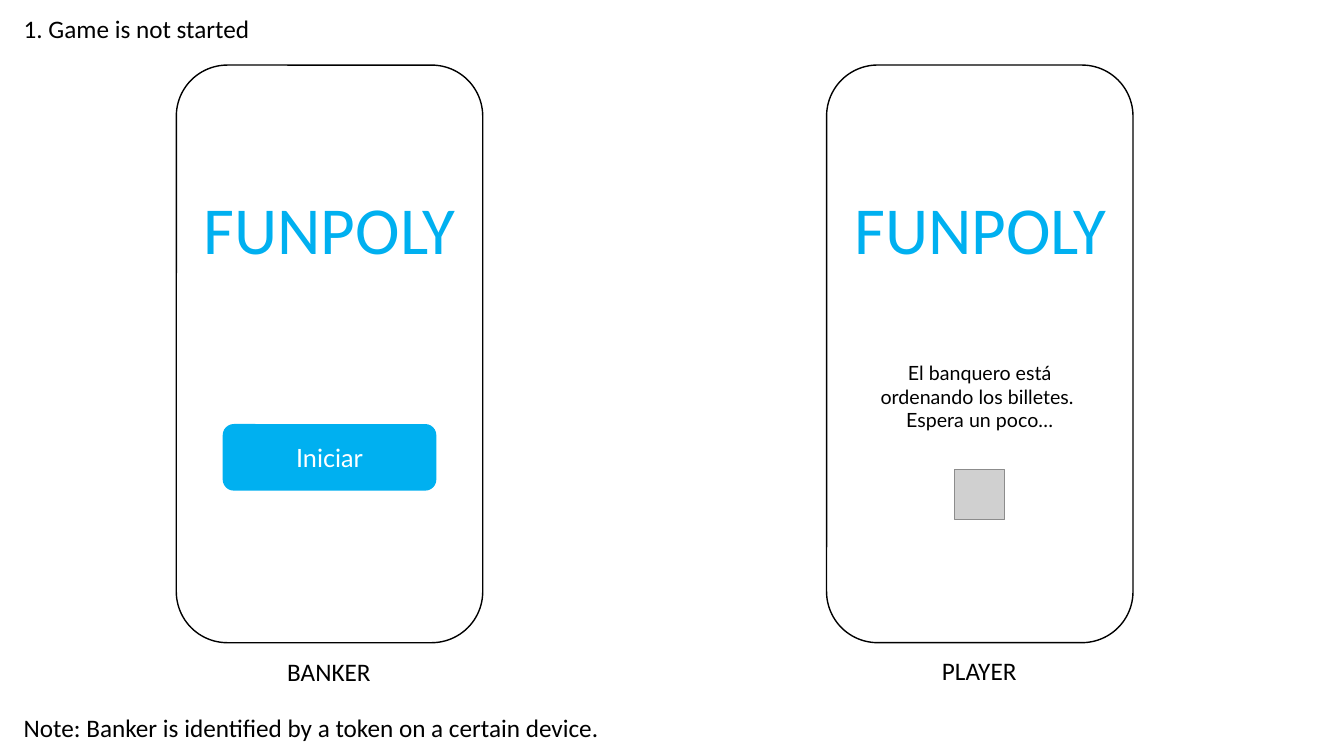
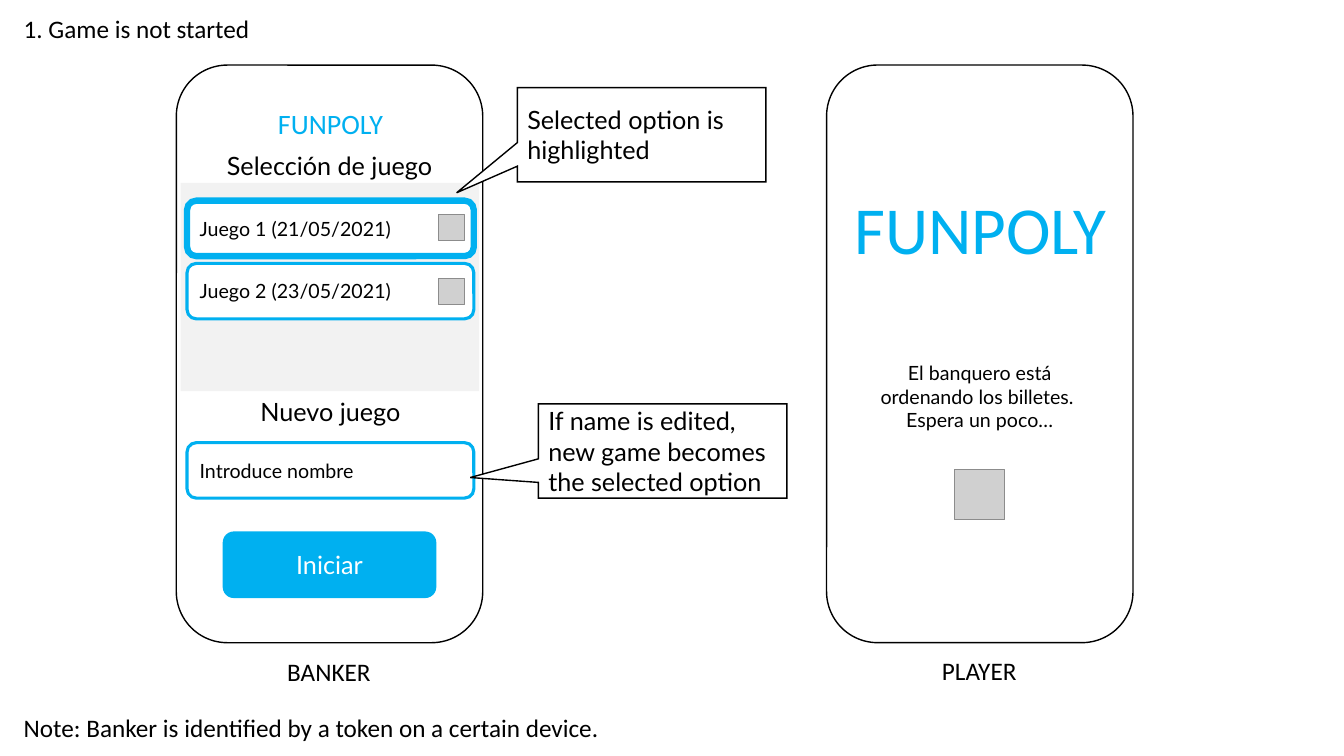
Before and after one commit to reinarrow/funpoly, a slide deck: slide 1 of docs/mockup.pptx. Drawn at 1344x756 pixels with LibreOffice and Linux fonts; fonts in the diff are those of the drawing; grey boxes stand for pictures. Boxes give left, top, right and bottom in pixels: in the first picture for what was removed or moved away, otherwise in the second. Text is boxed around its words. In the diff, an @@ line names an element or a change of style, - is before the commit and + after.

```diff
--- a/docs/mockup.pptx
+++ b/docs/mockup.pptx
@@ rounded rectangle at (176, 66, 483, 643): fill #FFFFFF to none @@
@@ speech box added at (517, 88, 766, 182), fill #FFFFFF, outline #000000 1 pt, 18 pt, text #000000 @@
+Selected option is highlighted
@@ text "FUNPOLY": place and size @@
-text "FUNPOLY" at (204, 210, 456, 255)
+text "FUNPOLY" at (278, 115, 383, 135)
@@ text "FUNPOLY" at (278, 115, 383, 135): size 48 to 20 pt @@
@@ rounded rectangle added at (187, 138, 474, 194), 18 pt, text #000000 @@
+Selección de juego
@@ rectangle added at (180, 184, 479, 392), fill #F2F2F2 @@
@@ rounded rectangle added at (188, 201, 475, 256), fill #FFFFFF, outline #00B0F0 4.5 pt, 14 pt, text #000000 @@
+Juego 1 (21/05/2021)
@@ picture added at (439, 215, 465, 241) @@
@@ rounded rectangle added at (188, 263, 475, 319), fill #FFFFFF, outline #00B0F0 2.25 pt, 14 pt, text #000000 @@
+Juego 2 (23/05/2021)
@@ picture added at (439, 278, 465, 304) @@
@@ rounded rectangle added at (188, 384, 475, 440), 18 pt, text #000000 @@
+Nuevo juego
@@ speech box added at (538, 404, 787, 499), fill #FFFFFF, outline #000000 1 pt, 18 pt, text #000000 @@
+If name is edited, new game becomes the selected option
@@ rounded rectangle added at (188, 443, 475, 498), fill #FFFFFF, outline #00B0F0 2.25 pt, 14 pt, text #000000 @@
+Introduce nombre
@@ rounded rectangle "Iniciar": place and size @@
-rounded rectangle "Iniciar" at (223, 424, 437, 491)
+rounded rectangle "Iniciar" at (223, 531, 437, 598)
```
Also in this commit, not shown: 1 other slide changed, 1 slide added, 11 other files.
